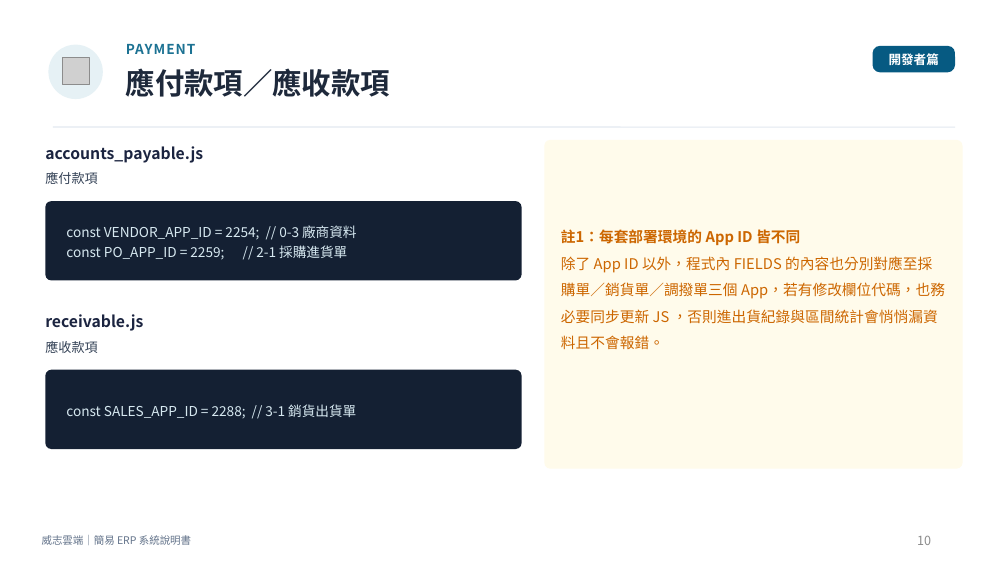
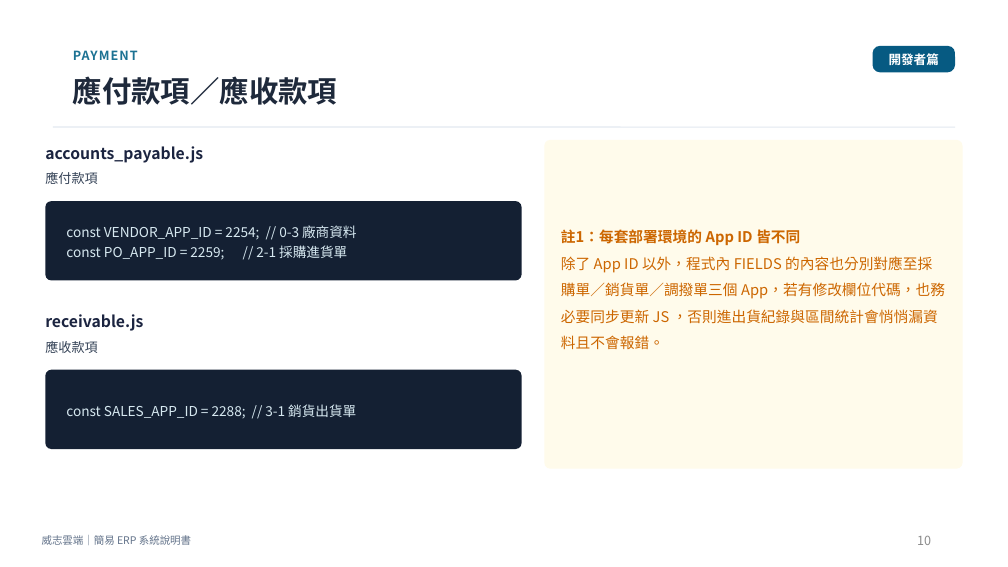
Before and after one commit to nkn262628/simple-erp-system, a slide deck: slide 10 of ERP說明.pptx. Drawn at 1008x567 pixels with LibreOffice and Linux fonts; fonts in the diff are those of the drawing; grey boxes stand for pictures. Boxes give left, top, right and bottom in pixels: in the first picture for what was removed or moved away, otherwise in the second. Text is boxed around its words. In the diff, an @@ line names an element or a change of style, - is before the commit and + after.

```diff
--- a/ERP說明.pptx
+++ b/ERP說明.pptx
@@ ellipse removed at (48,45,103,99) @@
@@ picture removed at (62,57,89,85) @@
@@ text "PAYMENT": place and size @@
-text "PAYMENT" at (126,44,196,54)
+text "PAYMENT" at (73,50,138,60)
@@ text "PAYMENT" at (73,50,138,60): size 13 to 12 pt @@
@@ text "應付款項／應收款項": place and size @@
-text "應付款項／應收款項" at (126,68,390,97)
+text "應付款項／應收款項" at (73,76,337,105)
```
Also in this commit, not shown: 19 other slides changed, 3 other files.
